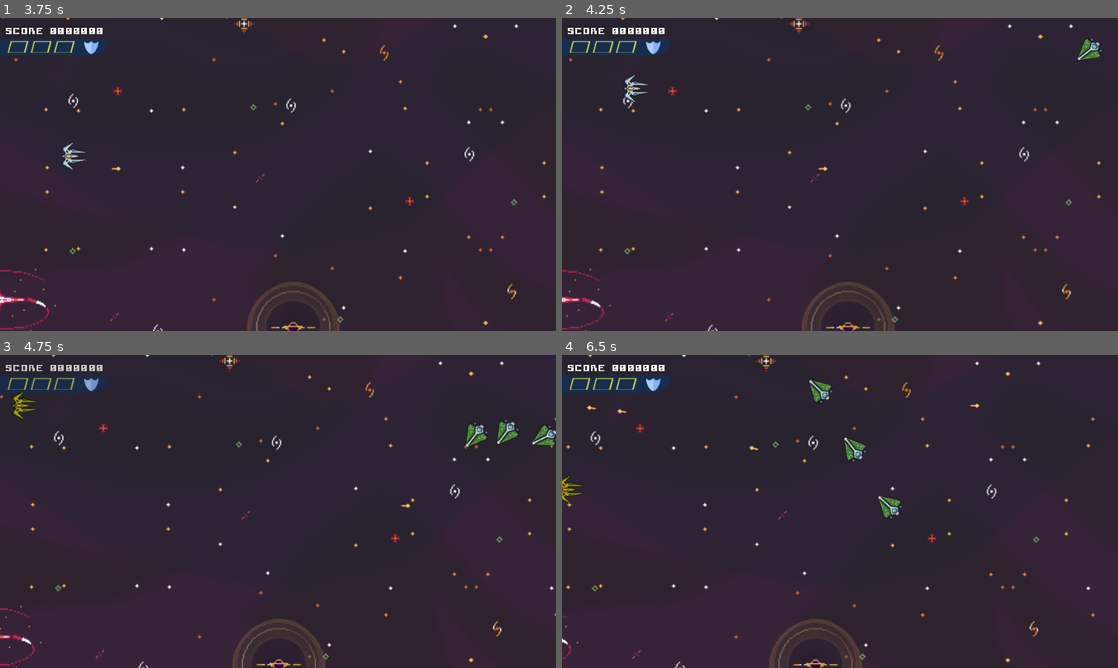
Above: before the commit, frames 1-4 (two rows, left to right).
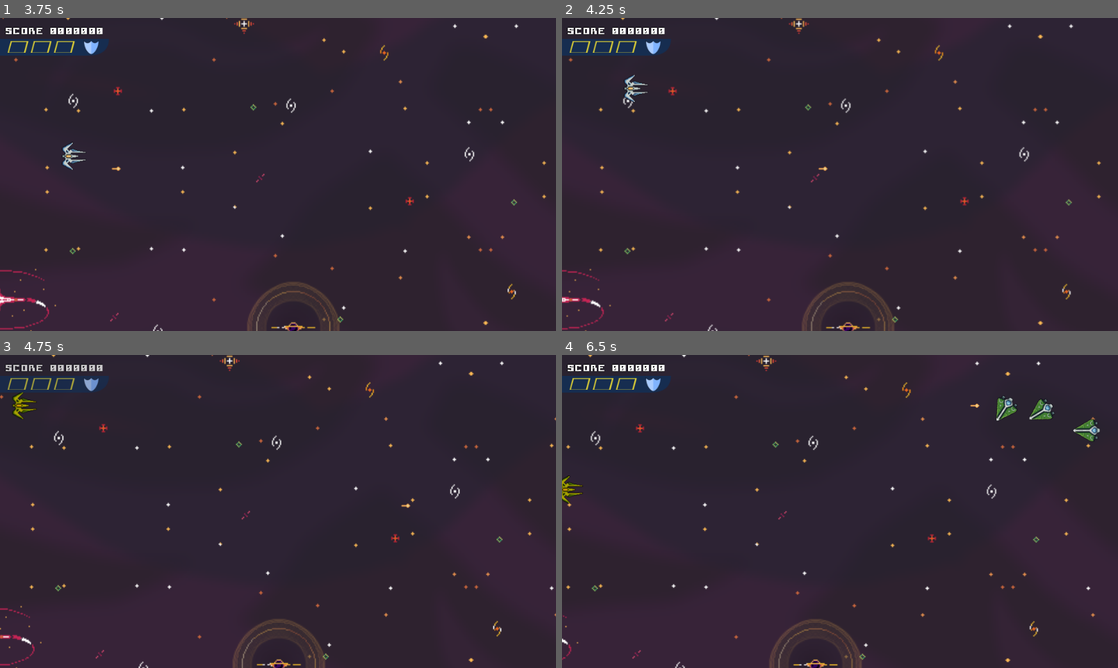
Above: after the commit, the same moments.

Repository: DfindWox/TGD---J2302
Game: Godot game, scene res://UI/splash.tscn
Two runs of this game, one before a commit and one after it. Both use one fixed random seed, a clock stepped at 60 frames per second and the inputs below.
Inputs:
- Up to frame 1 (3.75 s): tap Enter at 0.5 s; hold Right (ui_right) 0.53-1.28 s; tap E (Parry) at 0.6, 2.1 s; tap R (reset) at 1.25, 2 s; hold Down (ui_down) 1.28-2.03 s; tap Space (shoot) at 1.35, 3.6 s; hold Right (ui_right) 2.03-2.75 s; click "Start" at 2.75 s; hold Up (ui_up) from 3.53 s (still down)
- Up to frame 2 (4.25 s): keep holding Up (ui_up)
- Up to frame 3 (4.75 s): release Up (ui_up) at 4.28 s; hold Left (ui_left) from 4.28 s (still down); tap E (Parry) at 4.35 s
- Up to frame 4 (6.5 s): tap Space (shoot) at 5.1 s; release Left (ui_left) at 5.78 s; hold Down (ui_down) from 5.78 s (still down); tap E (Parry) at 5.85 s

Frame 1 is identical in both runs. In frame 2, 0.2% of the frame differs, in the area x 92-98%, y 6-14%; in frame 3, 0.5%; in frame 4, 1.1%, in the area x 4-97%, y 8-53%.

Commit message:
Mudanças nos inimigos para melhorar entrada na tela

Diff:
--- a/Actors/Enemies/hypnos.tscn
+++ b/Actors/Enemies/hypnos.tscn
@@ -29,8 +29,8 @@
 shape = SubResource("CapsuleShape2D_ydgnw")
 
 [node name="VisibleNotifier" parent="." index="3"]
-position = Vector2(-150, -2.38419e-06)
-scale = Vector2(5, 5)
+position = Vector2(0, 7.62939e-06)
+scale = Vector2(10, 10)
 
 [node name="OffscreenTimer" parent="." index="4"]
 wait_time = 3.0
--- a/Actors/Enemies/insolito.tscn
+++ b/Actors/Enemies/insolito.tscn
@@ -31,7 +31,7 @@
 shape = SubResource("CapsuleShape2D_ldaae")
 
 [node name="VisibleNotifier" parent="." index="3"]
-position = Vector2(50, -4.37114e-06)
+scale = Vector2(10, 10)
 
 [node name="ShootTimer" type="Timer" parent="." index="6"]
 one_shot = true
--- a/Scripts/Classes/base_enemy.gd
+++ b/Scripts/Classes/base_enemy.gd
@@ -13,6 +13,7 @@
 @export var life := 1
 @export_file("*.tscn") var bullet_scene
 @export var bullet_damage: int
+@export var activation_delay := 0.0
 @export_group("Movement")
 @export var speed: float = 210.0 ## Velocidade em pixels.
 @export var follow_camera := false
@@ -125,6 +126,7 @@
 func _on_screen_entered() -> void:
 	if not entered_screen:
 		entered_screen = true
+		await get_tree().create_timer(activation_delay).timeout
 		set_physics_process(true)
 	else:
 		offscreen_timer.stop()
